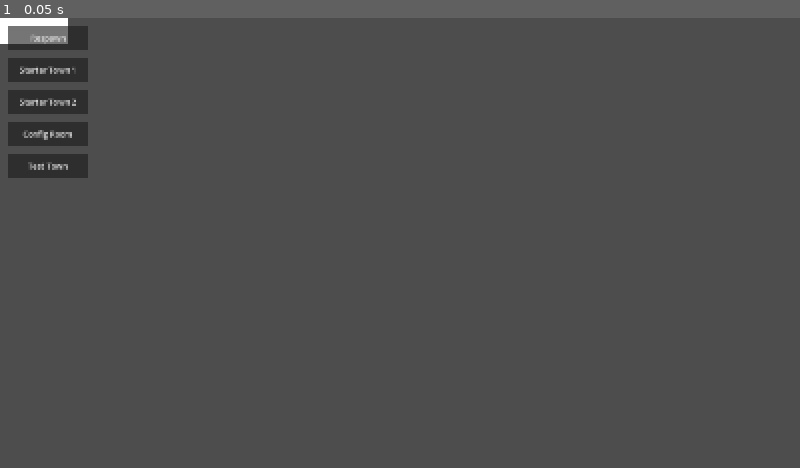
Above: before the commit, frame 1.
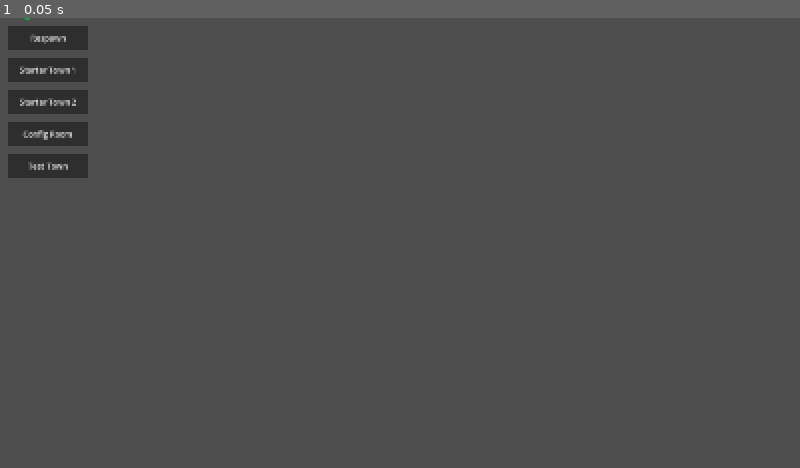
Above: after the commit, the same moment.

Repository: uplord/game-uplord
Game: Godot game, scene res://Entities/RemotePlayer/RemotePlayer.tscn
Two runs of this game, one before a commit and one after it. Both use one fixed random seed, a clock stepped at 60 frames per second and the inputs below. This scene is started directly instead of the project's main scene.
Inputs:
- Up to frame 1 (0.05 s): no input

The runs differ from the first frame. In frame 1, 0.5% of the frame differs, in the area x 0-9%, y 0-6%.
Error in both runs: Invalid call. Nonexistent function 'setup' in base 'Nil'. (res://Utilities/Game/GameManager/GameManager.gd:13)

Commit message:
feat: changes

Diff:
--- /dev/null
+++ b/Config/ServerConfig.gd
@@ -0,0 +1,16 @@
+extends Node
+
+class_name ServerConfig
+
+const HEARTBEAT_INTERVAL = 1.0
+const HEARTBEAT_TIMEOUT = 3.0
+const SPAWN_RADIUS = 64
+const MAX_INSTANCES_PER_STAGE = 10
+const INSTANCE_PLAYER_LIMIT = 3
+
+const DEFAULT_PORT = 9000
+const DEFAULT_SERVER_IP = "127.0.0.1"
+
+# Logging levels
+enum LogLevel { ERROR, WARN, INFO, DEBUG }
+var current_log_level = LogLevel.DEBUG
--- /dev/null
+++ b/Entities/Enemy/Enemies/EnemyData.gd
@@ -0,0 +1,5 @@
+class_name EnemyData
+extends Resource
+
+@export var id: String
+@export var name: String
--- /dev/null
+++ b/Entities/Enemy/Enemies/Skeleton/Skeleton.tres
@@ -0,0 +1,3 @@
+[gd_resource type="Resource" format=3 uid="uid://bn5tiedea0qoc"]
+
+[resource]
--- /dev/null
+++ b/Entities/Enemy/Enemies/Skeleton/Skeleton.tscn
@@ -0,0 +1,3 @@
+[gd_scene format=3 uid="uid://cdbkorbje18us"]
+
+[node name="Skeleton" type="Node2D" unique_id=839558818]
--- /dev/null
+++ b/Entities/Enemy/Enemy.gd
@@ -0,0 +1,9 @@
+extends Node2D
+class_name Enemy
+
+func _ready() -> void:
+	pass
+
+
+func _process(_delta: float) -> void:
+	pass
--- /dev/null
+++ b/Entities/Enemy/Enemy.tscn
@@ -0,0 +1,17 @@
+[gd_scene format=3 uid="uid://cs7bq4rnichn"]
+
+[ext_resource type="Script" uid="uid://boopry1kjck72" path="res://Entities/Enemy/Enemy.gd" id="1_da0hj"]
+[ext_resource type="Texture2D" uid="uid://cg5dbrs73ahlg" path="res://Entities/Items/Classes/Temp/Art/armour.png" id="1_tirls"]
+
+[node name="Enemy" type="Node2D" unique_id=1507646410]
+script = ExtResource("1_da0hj")
+
+[node name="Model" type="Node2D" parent="." unique_id=2045214755]
+scale = Vector2(0.25, 0.25)
+
+[node name="Body" type="Node2D" parent="Model" unique_id=567184420]
+
+[node name="Armour" type="Sprite2D" parent="Model/Body" unique_id=231541071]
+modulate = Color(0.15395555, 0.5188039, 0.40015897, 1)
+texture = ExtResource("1_tirls")
+offset = Vector2(0, -697)
--- /dev/null
+++ b/Entities/Npc/Npc.gd
@@ -0,0 +1,10 @@
+
+extends Node2D
+class_name Npc
+
+func _ready() -> void:
+	pass
+
+
+func _process(_delta: float) -> void:
+	pass
--- /dev/null
+++ b/Entities/Npc/Npc.tscn
@@ -0,0 +1,17 @@
+[gd_scene format=3 uid="uid://0em7fgjn27c0"]
+
+[ext_resource type="Script" uid="uid://r4jh0gphvrwr" path="res://Entities/Npc/Npc.gd" id="1_8qgad"]
+[ext_resource type="Texture2D" uid="uid://cg5dbrs73ahlg" path="res://Entities/Items/Classes/Temp/Art/armour.png" id="2_nss0t"]
+
+[node name="Npc" type="Node2D" unique_id=1507646410]
+script = ExtResource("1_8qgad")
+
+[node name="Model" type="Node2D" parent="." unique_id=2045214755]
+scale = Vector2(0.25, 0.25)
+
+[node name="Body" type="Node2D" parent="Model" unique_id=567184420]
+
+[node name="Armour" type="Sprite2D" parent="Model/Body" unique_id=231541071]
+modulate = Color(0.6933486, 0.2903113, 0.41107938, 1)
+texture = ExtResource("2_nss0t")
+offset = Vector2(0, -697)
--- a/Entities/Player/Player.tscn
+++ b/Entities/Player/Player.tscn
@@ -17,9 +17,7 @@
 [node name="Body" type="Node2D" parent="Model" unique_id=1281244017]
 material = SubResource("ShaderMaterial_1des2")
 
-[node name="CanvasGroup" type="CanvasGroup" parent="Model/Body" unique_id=467880241]
-
-[node name="Armour" type="Sprite2D" parent="Model/Body/CanvasGroup" unique_id=1413598600]
+[node name="Armour" type="Sprite2D" parent="Model/Body" unique_id=1413598600]
 texture = ExtResource("2_ww0jn")
 offset = Vector2(0, -697)
 
--- a/Entities/RemotePlayer/RemotePlayer.gd
+++ b/Entities/RemotePlayer/RemotePlayer.gd
@@ -1,4 +1,4 @@
-extends CharacterBody2D
+extends Node2D
 class_name RemotePlayer
 
 @onready var body = $Model/Body
--- a/Entities/RemotePlayer/RemotePlayer.tscn
+++ b/Entities/RemotePlayer/RemotePlayer.tscn
@@ -3,9 +3,7 @@
 [ext_resource type="Script" uid="uid://cee2qvkd2ut01" path="res://Entities/RemotePlayer/RemotePlayer.gd" id="1_xx3ee"]
 [ext_resource type="Texture2D" uid="uid://cg5dbrs73ahlg" path="res://Entities/Items/Classes/Temp/Art/armour.png" id="2_lkt0a"]
 
-[sub_resource type="ShaderMaterial" id="ShaderMaterial_27307"]
-
-[node name="RemotePlayer" type="CharacterBody2D" unique_id=951509883]
+[node name="RemotePlayer" type="Node2D" unique_id=245043162]
 script = ExtResource("1_xx3ee")
 
 [node name="Model" type="Node2D" parent="." unique_id=1385571394]
@@ -13,10 +11,7 @@
 
 [node name="Body" type="Node2D" parent="Model" unique_id=1281244017]
 
-[node name="CanvasGroup" type="CanvasGroup" parent="Model/Body" unique_id=1070551677]
-material = SubResource("ShaderMaterial_27307")
-
-[node name="Armour" type="Sprite2D" parent="Model/Body/CanvasGroup" unique_id=1413598600]
+[node name="Armour" type="Sprite2D" parent="Model/Body" unique_id=1413598600]
 modulate = Color(0.101960786, 1, 1, 1)
 texture = ExtResource("2_lkt0a")
 offset = Vector2(0, -697)
--- /dev/null
+++ b/Entities/Teleports/EnemyPoint/EnemyPoint.gd
@@ -0,0 +1,3 @@
+extends Area2D
+
+@export var enemy_name: String = ""
--- /dev/null
+++ b/Entities/Teleports/EnemyPoint/EnemyPoint.tscn
@@ -0,0 +1,17 @@
+[gd_scene format=3 uid="uid://c33s1ts2nd67y"]
+
+[ext_resource type="Script" uid="uid://d3xce57lx8wv7" path="res://Entities/Teleports/EnemyPoint/EnemyPoint.gd" id="1_uyjsk"]
+[ext_resource type="Texture2D" uid="uid://baktkq6kfx7pv" path="res://Entities/Teleports/EnemyPoint/Art/enemy.png" id="2_lbybo"]
+
+[sub_resource type="RectangleShape2D" id="RectangleShape2D_qo5rm"]
+size = Vector2(240, 60)
+
+[node name="EnemyPoint" type="Area2D" unique_id=1508234491]
+script = ExtResource("1_uyjsk")
+
+[node name="Point" type="Sprite2D" parent="." unique_id=1124943527]
+modulate = Color(6.538563, 0, 1.2227303, 1)
+texture = ExtResource("2_lbybo")
+
+[node name="CollisionShape2D" type="CollisionShape2D" parent="." unique_id=57776248]
+shape = SubResource("RectangleShape2D_qo5rm")
--- /dev/null
+++ b/Entities/Teleports/NpcPoint/NpcPoint.gd
@@ -0,0 +1,3 @@
+extends Area2D
+
+@export var npc_name: String = ""
--- /dev/null
+++ b/Entities/Teleports/NpcPoint/NpcPoint.tscn
@@ -0,0 +1,17 @@
+[gd_scene format=3 uid="uid://f1hrl6krk8vx"]
+
+[ext_resource type="Script" uid="uid://dvid8kq7k6svo" path="res://Entities/Teleports/NpcPoint/NpcPoint.gd" id="1_fo03t"]
+[ext_resource type="Texture2D" uid="uid://dxwnjocv4qrkj" path="res://Entities/Teleports/NpcPoint/Art/enemy.png" id="2_yqqll"]
+
+[sub_resource type="RectangleShape2D" id="RectangleShape2D_qo5rm"]
+size = Vector2(240, 60)
+
+[node name="NpcPoint" type="Area2D" unique_id=1508234491]
+script = ExtResource("1_fo03t")
+
+[node name="Point" type="Sprite2D" parent="." unique_id=1124943527]
+modulate = Color(0.16164589, 0.35691214, 0.06559441, 1)
+texture = ExtResource("2_yqqll")
+
+[node name="CollisionShape2D" type="CollisionShape2D" parent="." unique_id=57776248]
+shape = SubResource("RectangleShape2D_qo5rm")
--- a/Stages/BaseStage.gd
+++ b/Stages/BaseStage.gd
@@ -3,6 +3,8 @@
 
 var player: Player
 var remote_player: RemotePlayer
+var enemy: Enemy
+var npc: Npc
 
 @export var player_speed := 600
 @export var player_scale := 1.0
@@ -19,15 +21,10 @@
 	if not player:
 		return
 
-	# apply gameplay values
 	player.speed = player_speed
 	player.scale = Vector2(player_scale, player_scale)
 	player.set_movement_enabled(allow_player_movement)
 
-	#var canvas_group := player.get_node_or_null("CanvasGroup")
-	#if canvas_group and canvas_group.material is ShaderMaterial:
-		#var mat := canvas_group.material as ShaderMaterial
-		#mat.set_shader_parameter("scale_factor", player_scale)
 
 func set_remote_player(p: RemotePlayer) -> void:
 	remote_player = p
@@ -40,7 +37,25 @@
 
 	remote_player.scale = Vector2(player_scale, player_scale)
 
-	#var canvas_group := remote_player.get_node_or_null("CanvasGroup")
-	#if canvas_group and canvas_group.material is ShaderMaterial:
-		#var mat := canvas_group.material as ShaderMaterial
-		#mat.set_shader_parameter("scale_factor", player_scale)
+
+func set_enemy(p: Enemy) -> void:
+	enemy = p
+	_on_enemy_ready()
+
+
+func _on_enemy_ready() -> void:
+	if not enemy:
+		return
+
+	enemy.scale = Vector2(player_scale, player_scale)
+
+func set_npc(p: Npc) -> void:
+	npc = p
+	_on_npc_ready()
+
+
+func _on_npc_ready() -> void:
+	if not npc:
+		return
+
+	npc.scale = Vector2(player_scale, player_scale)
--- a/Stages/StarterTown/Scenes/Scene1.tscn
+++ b/Stages/StarterTown/Scenes/Scene1.tscn
@@ -3,6 +3,8 @@
 [ext_resource type="Texture2D" uid="uid://duaj2f1py1qfo" path="res://Stages/StarterTown/Art/scene-1.png" id="1_olaji"]
 [ext_resource type="PackedScene" uid="uid://wpsjxeghnhop" path="res://Entities/Teleports/SpawnPoint/SpawnPoint.tscn" id="2_3lljf"]
 [ext_resource type="PackedScene" uid="uid://cqwg4n44fyn5t" path="res://Entities/Teleports/Teleport/Teleport.tscn" id="3_bg2oo"]
+[ext_resource type="PackedScene" uid="uid://c33s1ts2nd67y" path="res://Entities/Teleports/EnemyPoint/EnemyPoint.tscn" id="4_3lljf"]
+[ext_resource type="PackedScene" uid="uid://f1hrl6krk8vx" path="res://Entities/Teleports/NpcPoint/NpcPoint.tscn" id="5_bg2oo"]
 
 [node name="Scene1" type="Node2D" unique_id=321670176]
 
@@ -34,3 +36,15 @@
 target_stage = "StarterTown"
 target_scene = "Scene2"
 teleport_direction = 6
+
+[node name="EnemyPoints" type="Node2D" parent="." unique_id=284504029]
+
+[node name="EnemyPoint" parent="EnemyPoints" unique_id=1508234491 instance=ExtResource("4_3lljf")]
+position = Vector2(1407, 811)
+enemy_name = "Ellie"
+
+[node name="NpcPoints" type="Node2D" parent="." unique_id=1301425038]
+
+[node name="NpcPoint" parent="NpcPoints" unique_id=331254436 instance=ExtResource("5_bg2oo")]
+position = Vector2(210, 788)
+npc_name = "Jodie"
--- a/Stages/StarterTown/StarterTown.tscn
+++ b/Stages/StarterTown/StarterTown.tscn
@@ -4,3 +4,4 @@
 
 [node name="StarterTown" type="Node2D" unique_id=1253186418]
 script = ExtResource("1_auhtf")
+player_scale = 0.8
--- /dev/null
+++ b/Utilities/Game/ServerManager/InstanceManager.gd
@@ -0,0 +1,143 @@
+extends Node
+
+class_name InstanceManager
+
+var ServerConfig = preload("res://Config/ServerConfig.gd")
+
+var server_manager: Node
+var logger: Node
+
+var instance_population := {}
+var used_spawn_ids := {}
+var spawn_points_cache := {}
+
+
+func _ready() -> void:
+	pass
+
+
+func setup(sm: Node, logger_ref: Node) -> void:
+	server_manager = sm
+	logger = logger_ref
+
+
+func _get_instance_key(stage: String, instance: int) -> String:
+	return "%s::%d" % [stage, instance]
+
+
+func get_instance_limit(stage: String) -> int:
+	var path = "res://Stages/%s/%s.tscn" % [stage, stage]
+	var packed = load(path)
+
+	if packed == null:
+		logger.warn("Stage not found: %s, using default limit 3" % stage)
+		return 3
+
+	var temp = packed.instantiate()
+
+	var limit := 3
+
+	if "player_max" in temp:
+		limit = temp.player_max
+
+	temp.queue_free()
+	return limit
+
+
+func find_available_instance(stage: String) -> int:
+	var instance := 1
+	var limit := get_instance_limit(stage)
+
+	while true:
+		var key = _get_instance_key(stage, instance)
+
+		if not instance_population.has(key):
+			instance_population[key] = []
+			return instance
+
+		if instance_population[key].size() < limit:
+			return instance
+
+		instance += 1
+
+		# Safety check to prevent infinite loops
+		if instance > ServerConfig.MAX_INSTANCES_PER_STAGE:
+			logger.warn("Max instances reached for stage: %s" % stage)
+			return 1
+
+	return 1
+
+
+func remove_from_instance(client_id: int) -> void:
+	for key in instance_population.keys():
+		if instance_population[key].has(client_id):
+			instance_population[key].erase(client_id)
+
+			if instance_population[key].is_empty():
+				instance_population.erase(key)
+
+
+func get_spawn_points(stage: String, scene: String) -> Array:
+	var key = "%s::%s" % [stage, scene]
+
+	if not spawn_points_cache.has(key):
+		spawn_points_cache[key] = SceneManager.get_spawn_points_for_room(stage, scene)
+
+	return spawn_points_cache[key]
+
+
+func free_spawn(client_id: int) -> void:
+	for key in used_spawn_ids.keys():
+		if used_spawn_ids[key].has(client_id):
+			used_spawn_ids[key].erase(client_id)
+
+			if used_spawn_ids[key].is_empty():
+				used_spawn_ids.erase(key)
+
+
+func get_spawn_position(client_id: int, stage: String, scene: String, instance: int) -> Vector2:
+	var key = _get_instance_key(stage, instance)
+
+	if not used_spawn_ids.has(key):
+		used_spawn_ids[key] = {}
+
+	var instance_spawns = used_spawn_ids[key]
+	var points = get_spawn_points(stage, scene)
+
+	if points.is_empty():
+		logger.warn("No spawn points found for %s::%s" % [stage, scene])
+		return Vector2.ZERO
+
+	var available := []
+
+	for i in range(points.size()):
+		if not instance_spawns.values().has(i):
+			available.append(i)
+
+	var chosen: int
+	if available.is_empty():
+		chosen = randi() % points.size()
+	else:
+		chosen = available.pick_random()
+
+	instance_spawns[client_id] = chosen
+	return points[chosen]
+
+
+func get_instance_remote_players(stage: String, instance: int) -> Dictionary:
+	var result := {}
+
+	for client_id in server_manager.remote_players.keys():
+		var p = server_manager.remote_players[client_id]
+
+		if typeof(p) != TYPE_DICTIONARY:
+			continue
+
+		if p.get("stage") != stage:
+			continue
+		if p.get("instance") != instance:
+			continue
+
+		result[client_id] = p
+
+	return result
--- a/Utilities/Game/ServerManager/PacketManager.gd
+++ b/Utilities/Game/ServerManager/PacketManager.gd
@@ -1,9 +1,63 @@
 extends Node
 
 var server_manager: Node
+var logger: Node
 
 func _ready() -> void:
 	pass
+
+
+# ==================================================
+# VALIDATION
+# ==================================================
+func _is_valid_client(client_id: int) -> bool:
+	if not server_manager.remote_players.has(client_id):
+		logger.warn("Invalid client_id: %d" % client_id)
+		return false
+	return true
+
+
+func _is_position_valid(pos: Vector2) -> bool:
+	# Check position is within reasonable bounds (anti-cheat)
+	var max_coord = 10000.0
+	if abs(pos.x) > max_coord or abs(pos.y) > max_coord:
+		logger.warn("Position out of bounds: %v" % pos)
+		return false
+	return true
+
+
+func _validate_move_data(client_id: int, data: Dictionary) -> bool:
+	if not _is_valid_client(client_id):
+		return false
+
+	if not data.has("position") or not data.has("direction"):
+		logger.warn("c_move_player missing required fields from client %d" % client_id)
+		return false
+
+	if not _is_position_valid(data.position):
+		return false
+
+	# Check speed (distance from last known position)
+	var last_pos = server_manager.remote_players[client_id].get("position", Vector2.ZERO)
+	var distance = last_pos.distance_to(data.position)
+	var max_distance = 1000.0  # Max pixels per frame
+
+	if distance > max_distance:
+		logger.warn("Client %d moved too fast: %.1f pixels" % [client_id, distance])
+		return false
+
+	return true
+
+
+func _validate_teleport_data(client_id: int, data: Dictionary) -> bool:
+	if not _is_valid_client(client_id):
+		return false
+
+	if not data.has("direction"):
+		logger.warn("c_teleport_player missing direction from client %d" % client_id)
+		return false
+
+	return true
 
 
 # ==================================================
@@ -73,7 +127,21 @@
 				"remote_players": server_manager.get_instance_remote_players(stage, instance)
 			})
 
+			server_manager.broadcast_to_instance(stage, instance, {
+				"type": "s_enemies",
+				"id": client_id,
+			})
+
+			server_manager.broadcast_to_instance(stage, instance, {
+				"type": "s_npcs",
+				"id": client_id,
+			})
+
 		"c_move_player":
+			if not _validate_move_data(client_id, data):
+				server_manager.handle_disconnect(client_id, "invalid move data")
+				return
+
 			var stage = data.stage
 			var scene = data.scene
 			var instance = data.instance
@@ -104,6 +172,10 @@
 			})
 
 		"c_teleport_player":
+			if not _validate_teleport_data(client_id, data):
+				server_manager.handle_disconnect(client_id, "invalid teleport data")
+				return
+
 			var target_stage = data.stage if data.stage != "" else SceneManager.current_stage
 			var target_scene = data.scene if data.scene != "" else SceneManager.current_scene
 
@@ -113,7 +185,7 @@
 			# 🔥 NEW RULE: stage change = new instance
 			var instance: int
 			var old_stage: String = server_manager.remote_players[client_id]["stage"]
-			var old_scene: String = server_manager.remote_players[client_id]["scene"]
+			var _old_scene: String = server_manager.remote_players[client_id]["scene"]
 			var old_instance: int = server_manager.remote_players[client_id]["instance"]
 
 			if server_manager.is_new_stage(client_id, target_stage):
@@ -168,6 +240,16 @@
 				"type": "s_remote_players",
 				"id": client_id,
 				"remote_players": server_manager.get_instance_remote_players(target_stage, instance)
+			})
+
+			server_manager.broadcast_to_instance(target_stage, instance, {
+				"type": "s_enemies",
+				"id": client_id,
+			})
+
+			server_manager.broadcast_to_instance(target_stage, instance, {
+				"type": "s_npcs",
+				"id": client_id,
 			})
 
 
@@ -198,6 +280,12 @@
 		"s_remote_players":
 			SceneManager.spawn_remote_players(data.remote_players)
 
+		"s_enemies":
+			SceneManager.spawn_enemies()
+
+		"s_npcs":
+			SceneManager.spawn_npcs()
+
 		"s_teleport_player":
 
 			SceneManager.apply_teleport(
--- a/Utilities/Game/ServerManager/ServerManager.gd
+++ b/Utilities/Game/ServerManager/ServerManager.gd
@@ -3,10 +3,18 @@
 signal server_ready
 signal server_lost
 
-var PacketManager = preload("PacketManager.gd")
-
+var PacketManagerScript = preload("PacketManager.gd")
+var InstanceManagerScript = preload("InstanceManager.gd")
+var DebugLoggerScript = preload("res://Utilities/Logger.gd")
+
+# Server configuration constants
 const HEARTBEAT_INTERVAL = 1.0
 const HEARTBEAT_TIMEOUT = 3.0
+const SPAWN_RADIUS = 64
+const MAX_INSTANCES_PER_STAGE = 10
+const INSTANCE_PLAYER_LIMIT = 3
+const DEFAULT_PORT = 9000
+const DEFAULT_SERVER_IP = "127.0.0.1"
 
 var peer: ENetMultiplayerPeer
 var is_server: bool = false
@@ -28,17 +36,30 @@
 var spawn_radius := 64
 
 var packet_manager: Node
+var logger: Node
+var instance_manager: Node
+
+# Reconnect tracking
+var reconnect_attempts: Dictionary = {}
+var max_reconnect_attempts: int = 3
+var reconnect_delay: float = 2.0
 
 
 # -------------------------
 # INIT
 # -------------------------
 func _ready() -> void:
+	# Initialize logger
+	logger = DebugLoggerScript.new()
+	add_child(logger)
+
 	is_server = "--server" in OS.get_cmdline_args()
 
 	if is_server:
+		logger.info("Starting server...")
 		start_server()
 	else:
+		logger.info("Starting client...")
 		start_client()
 
 	hb_timer = Timer.new()
@@ -48,8 +69,15 @@
 	hb_timer.timeout.connect(check_heartbeats)
 	add_child(hb_timer)
 
-	packet_manager = PacketManager.new()
+	# Initialize instance manager
+	instance_manager = InstanceManagerScript.new()
+	instance_manager.setup(self, logger)
+	add_child(instance_manager)
+
+	# Initialize packet manager
+	packet_manager = PacketManagerScript.new()
 	packet_manager.server_manager = self
+	packet_manager.logger = logger
 	add_child(packet_manager)
 
 
@@ -133,20 +161,10 @@
 	if not instance_population.has(key):
 		return
 
-	for client_id in instance_population[key]:
-		if not remote_players.has(client_id):
-			continue
-
-		var p = remote_players[client_id]
-
-		if typeof(p) != TYPE_DICTIONARY:
-			continue
-
-		if p.get("stage") != stage:
-			continue
-		if p.get("instance") != instance:
-			continue
-
+	# Get filtered list once instead of per-client checks
+	var recipients = get_instance_remote_players(stage, instance)
+
+	for client_id in recipients.keys():
 		_send(data, client_id)
 
 
@@ -161,15 +179,18 @@
 # -------------------------
 # SERVER
 # -------------------------
-func start_server(port: int = 9000) -> void:
+func start_server(port: int = -1) -> void:
+	if port == -1:
+		port = DEFAULT_PORT
+
 	peer = ENetMultiplayerPeer.new()
 
 	var err := peer.create_server(port)
 	if err:
-		print("Server failed:", error_string(err))
-		return
-
-	print("Server started:", port)
+		logger.error("Server failed: %s" % error_string(err))
+		return
+
+	logger.info("Server started on port %d" % port)
 	is_server = true
 
 
@@ -293,10 +314,6 @@
 	return points[chosen]
 
 
-
-
-
-
 # ==================================================
 # HEARTBEAT / DISCONNECT
 # ==================================================
@@ -309,12 +326,12 @@
 
 func _full_cleanup_client(client_id: int):
 	var stage := ""
-	var scene := ""
+	var _scene := ""
 	var instance := 1
 
 	if remote_players.has(client_id):
 		stage = remote_players[client_id].get("stage", "")
-		scene = remote_players[client_id].get("scene", "")
+		_scene = remote_players[client_id].get("scene", "")
 		instance = remote_players[client_id].get("instance", 1)
 
 	_free_spawn(client_id)
@@ -331,7 +348,7 @@
 
 
 func handle_disconnect(client_id: int, reason: String) -> void:
-	print("Disconnect: ", client_id, " - ", reason)
+	logger.info("Disconnect: %d - %s" % [client_id, reason])
 
 	_full_cleanup_client(client_id)
 
@@ -344,7 +361,7 @@
 	handshake_sent = false
 	heartbeat_timer = 0.0
 
-	print("Lost connection to server")
+	logger.warn("Lost connection to server")
 	server_lost.emit()
 
 	if peer:
@@ -355,12 +372,33 @@
 # -------------------------
 # CLIENT
 # -------------------------
-func start_client(ip_address: String = "127.0.0.1", port: int = 9000) -> void:
+func start_client(ip_address: String = "", port: int = -1) -> void:
+	if ip_address == "":
+		ip_address = DEFAULT_SERVER_IP
+	if port == -1:
+		port = DEFAULT_PORT
+
 	peer = ENetMultiplayerPeer.new()
 
 	var err := peer.create_client(ip_address, port)
 	if err:
-		print("Client failed:", error_string(err))
-		return
-
-	print("Connecting...")
+		logger.error("Client failed: %s" % error_string(err))
+		return
+
+	logger.info("Connecting to %s:%d..." % [ip_address, port])
+
+
+# -------------------------
+# CLEANUP
+# -------------------------
+func _notification(what: int) -> void:
+	if what == NOTIFICATION_PREDELETE:
+		if is_server and logger:
+			logger.info("Server shutting down, disconnecting all clients...")
+			for client_id in connected_clients.keys():
+				handle_disconnect(client_id, "server shutdown")
+
+		if peer:
+			peer.close()
+			if logger:
+				logger.info("Peer connection closed")
--- /dev/null
+++ b/Utilities/Logger.gd
@@ -0,0 +1,39 @@
+extends Node
+
+class_name DebugLogger
+
+var current_log_level = 3  # DEBUG by default
+
+enum LogLevel { ERROR = 0, WARN = 1, INFO = 2, DEBUG = 3 }
+
+func _ready() -> void:
+	name = "DebugLogger"
+
+
+func _log(level: String, message: String) -> void:
+	var timestamp = Time.get_ticks_msec()
+	print("[%d] %s: %s" % [timestamp, level, message])
+
+
+func error(msg: String) -> void:
+	if current_log_level >= LogLevel.ERROR:
+		_log("ERROR", msg)
+
+
+func warn(msg: String) -> void:
+	if current_log_level >= LogLevel.WARN:
+		_log("WARN", msg)
+
+
+func info(msg: String) -> void:
+	if current_log_level >= LogLevel.INFO:
+		_log("INFO", msg)
+
+
+func debug(msg: String) -> void:
+	if current_log_level >= LogLevel.DEBUG:
+		_log("DEBUG", msg)
+
+
+func set_log_level(level: int) -> void:
+	current_log_level = level
--- a/Utilities/World/SceneManager/SceneManager.gd
+++ b/Utilities/World/SceneManager/SceneManager.gd
@@ -12,6 +12,8 @@
 
 var player_scene = preload("res://Entities/Player/Player.tscn")
 var remote_player_scene = preload("res://Entities/RemotePlayer/RemotePlayer.tscn")
+var enemy_scene = preload("res://Entities/Enemy/Enemy.tscn")
+var npc_scene = preload("res://Entities/Npc/Npc.tscn")
 
 var player: Node2D
 var spawn_requested := false
@@ -276,6 +278,54 @@
 
 	GameManager.update_ui()
 
+func spawn_enemies():
+	if selected_stage == null:
+		return
+
+	var scene_root = selected_stage.get_node_or_null(current_scene)
+
+	if scene_root == null:
+		print("SceneManager.spawn_enemies: no current scene loaded")
+		return
+
+	var enemy_points = scene_root.get_node_or_null("EnemyPoints")
+
+	if enemy_points == null:
+		print("SceneManager.spawn_enemies: EnemyPoints not found in scene", current_scene)
+		return
+
+	for point in enemy_points.get_children():
+		if point is Area2D:
+			var enemy = enemy_scene.instantiate()
+			enemy.name = "Enemy_%s" % point.name
+			enemy.global_position = point.global_position
+			enemy_points.add_child(enemy)
+			selected_stage.set_enemy(enemy)
+
+func spawn_npcs():
+	if selected_stage == null:
+		return
+
+	var scene_root = selected_stage.get_node_or_null(current_scene)
+
+	if scene_root == null:
+		print("SceneManager.spawn_npcs: no current scene loaded")
+		return
+
+	var npc_points = scene_root.get_node_or_null("NpcPoints")
+
+	if npc_points == null:
+		print("SceneManager.spawn_npcs: NpcPoints not found in scene", current_scene)
+		return
+
+	for point in npc_points.get_children():
+		if point is Area2D:
+			var npc = npc_scene.instantiate()
+			npc.name = "Npc_%s" % point.name
+			npc.global_position = point.global_position
+			npc_points.add_child(npc)
+			selected_stage.set_npc(npc)
+
 
 func get_local_instance_count() -> int:
 	return _count_from_snapshot(last_remote_snapshot)
Binary file added: Entities/Teleports/EnemyPoint/Art/enemy.png
Binary file added: Entities/Teleports/NpcPoint/Art/enemy.png
